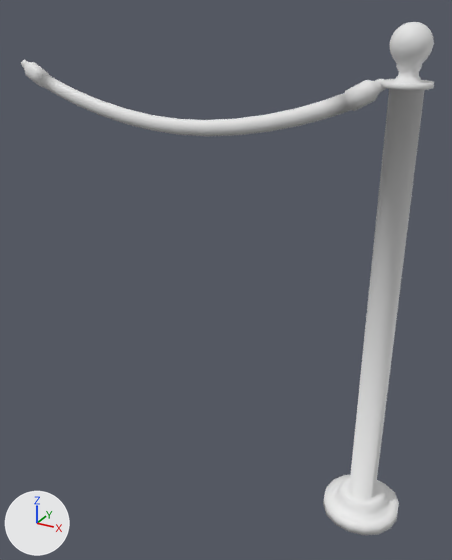
A saved change to the FBX model Assets/Arts/Models/model_bletBarrier_02.fbx.
One viewpoint serves both versions: a 50 mm camera at (0.285, -1.206, 1.134) aimed at (-0.386, 0.013, 0.525). Every picture has the same lights, and +X, +Y and +Z are marked at lower left. Where no turn or scale is listed for an object, it has been applied to the vertices.

The scene before the commit, as lines of its bpy script (objects in view):
```python
me_mesh = bpy.data.meshes.new('Mesh')
me_mesh.from_pydata(...)  # 780 vertices, 776 faces; spans x -0.963..0.09, y -0.09..0.09, z 0.0..1.107
ob_plane_024 = bpy.data.objects.new('Plane.024', me_mesh)
ob_plane_024.location = (0.0, 0.0, 0.0)
```
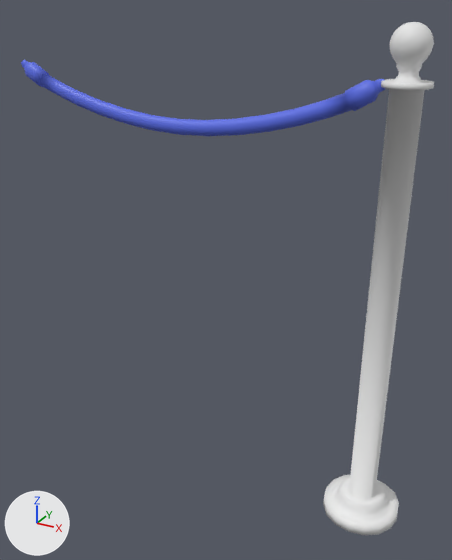
Where the change shows, as pixel boxes [x1, y1, x2, y2] in the pictures (452 x 560 px):
part 1 of me_mesh, recoloured (white to blue): [21, 60, 385, 136] in both

Patch to the scene script:
```diff
--- a/Assets/Arts/Models/model_bletBarrier_02.fbx.py
+++ b/Assets/Arts/Models/model_bletBarrier_02.fbx.py
@@ mat_material @@
+mat_material = principled_material('Material')
+mat_material.base_color = (0.8, 0.8, 0.8)  # white #e7e7e7
@@ mat_material_002 @@
+mat_material_002 = principled_material('Material.002')
+mat_material_002.base_color = (0.101, 0.153, 0.8)  # blue #596de7
@@ me_mesh @@
 me_mesh.from_pydata(...)  # 780 vertices, 776 faces; spans x -0.963..0.09, y -0.09..0.09, z 0.0..1.107
 # used by ob_plane_024; location = (0.0, 0.0, 0.0)
+# me_mesh part 1: 264 of the faces centred in x -0.961..-0.039, y -0.014..0.014, z 0.869..1.008 switch from no material to mat_material_002 (blue #596de7)
+me_mesh.materials.append(mat_material)  # white #e7e7e7
```
